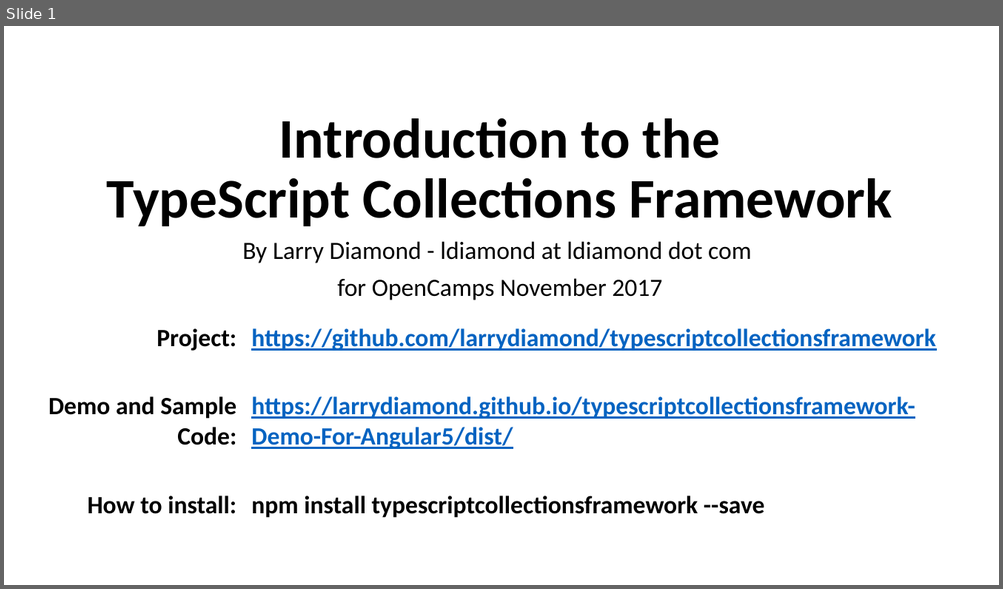
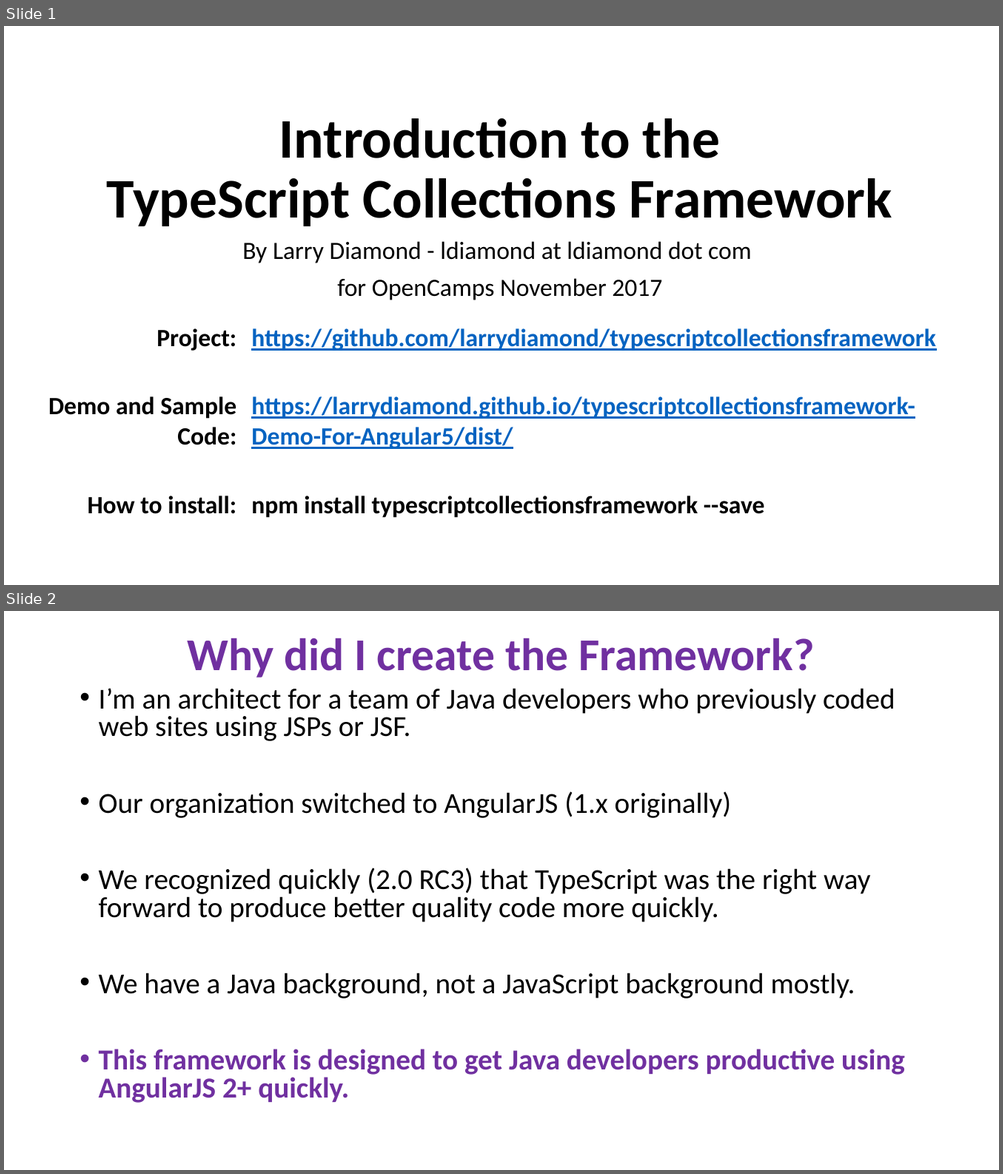
Before and after one commit to larrydiamond/typescriptcollectionsframework, a slide deck: IntroductionToTheTypeScriptCollectionFramework.pptx. Shown one above the other, each under a label of ours: slide 1 before the commit, slides 1 and 2 after it. The pictures are 1003x589 and 1003x1174 pixels, drawn with LibreOffice and Linux fonts; fonts in the diff are those of the drawing. Boxes give left, top, right and bottom in pixels: in the first picture for what was removed or moved away, otherwise in the second. Text is boxed around its words. In the diff, an @@ line names an element or a change of style, - is before the commit and + after.

```diff
--- a/IntroductionToTheTypeScriptCollectionFramework.pptx
+++ b/IntroductionToTheTypeScriptCollectionFramework.pptx
@@ slide 2 added at bbox=[4, 611, 999, 1170], background #FFFFFF @@
@@ title added at bbox=[188, 638, 814, 678], 44 pt, text #7030A0, bold @@
+Why did I create the Framework?
@@ text added at bbox=[99, 688, 905, 1103], 28 pt, text #000000 @@
+• I’m an architect for a team of Java developers who previously coded web sites using JSPs or JSF.
+• Our organization switched to AngularJS (1.x originally)
+• We recognized quickly (2.0 RC3) that TypeScript was the right way forward to produce better quality code more quickly.
+• We have a Java background, not a JavaScript background mostly.
+• This framework is designed to get Java developers productive using AngularJS 2+ quickly.
```
Also in this commit, not shown: 8 slides changed, 10 other files.
